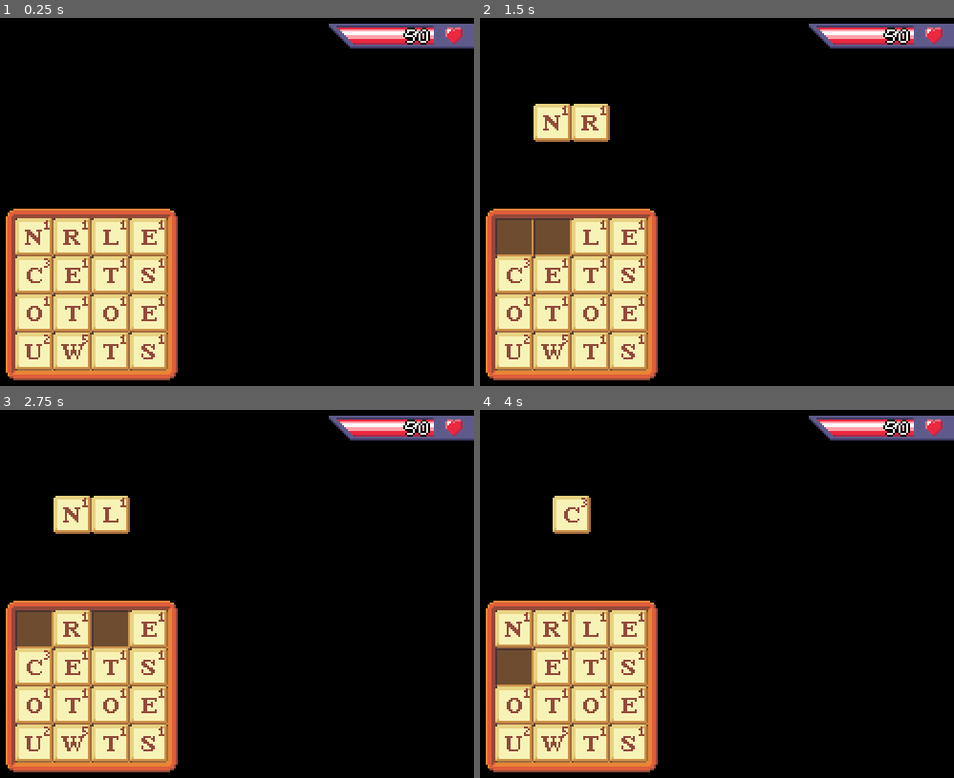
Above: before the commit, frames 1-4 (two rows, left to right).
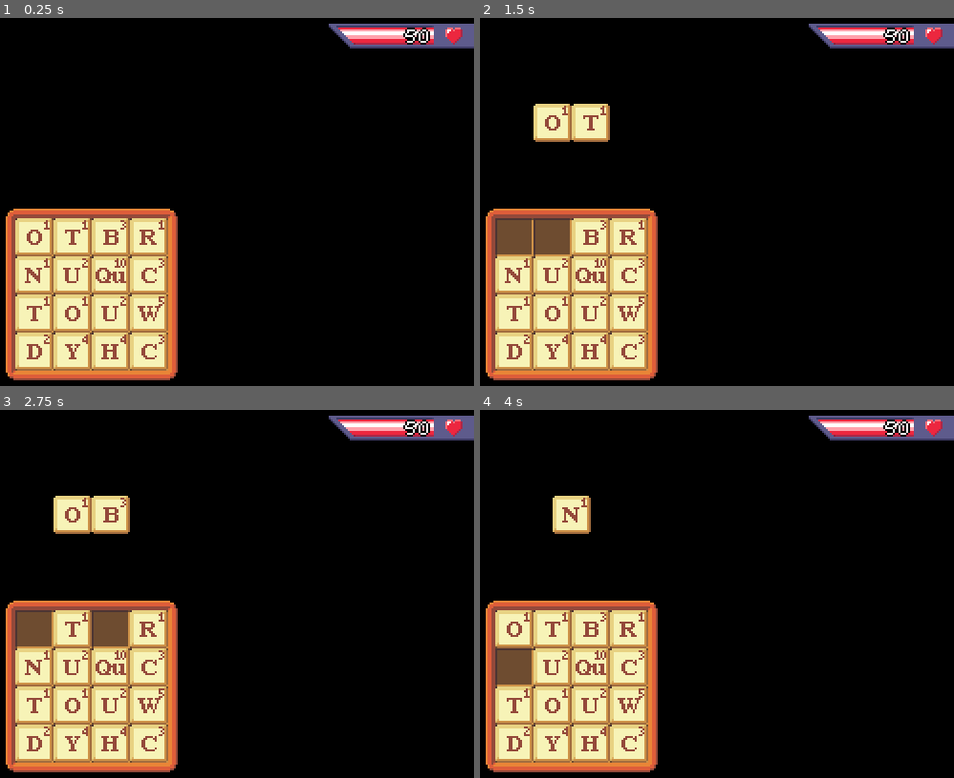
Above: after the commit, the same moments.

Repository: jakubg1/q-stab
Game: Godot game, scene res://scenes/main.tscn
Two runs of this game, one before a commit and one after it. Both use one fixed random seed, a clock stepped at 60 frames per second and the inputs below.
Inputs (mouse positions are in pixels of both pictures, inside the frame that each line leads up to):
- Up to frame 1 (0.25 s): no input
- Up to frame 2 (1.5 s): tap Enter at 0.5, 0.6, 1.35 s; move the mouse to (513, 238) at 0.52 s; click (513, 238) at 0.67 s; tap Space at 1.25 s; move the mouse to (551, 238) at 1.27 s; click (551, 238) at 1.42 s
- Up to frame 3 (2.75 s): tap Enter at 2, 2.3 s; move the mouse to (109, 630) at 2.02 s; tap Backspace at 2.1 s; click (109, 630) at 2.17 s
- Up to frame 4 (4 s): tap Space at 2.75 s; move the mouse to (626, 630) at 2.77 s; tap Shift at 2.85 s; click (626, 630) at 2.92 s; tap Enter at 3.05, 3.5, 3.8 s; move the mouse to (513, 667) at 3.52 s; tap Delete at 3.6 s; click (513, 667) at 3.67 s

The runs differ from the first frame. In frame 1, 1.4% of the frame differs, in the area x 5-35%, y 54-93%; in frame 2, 1.4%; in frame 3, 1.4%; in frame 4, 1.4%.

Commit message:
Tile enhancements
- Added tile enhancements. Or actually just one right now.
  - Yellow gems (the terms "enhancement" and "gem" are used interchangeably) increase the base tile damage by 5.
  - Currently, they spawn by submitting any valid word. One non-enhanced tile at random will be replaced by a yellow gem tile.
- Entering lowercase letters will prioritize non-enhanced tiles, while entering uppercase letters will prioritize enhanced tiles.
  - Caps Lock inverts this behavior.
  - If no enhanced or non-enhanced tile is found depending on the mode, the game tries to pick any tile with the given letter.
- Adjusted tile rarities to flatten the probabilities.
- Words with lengths less than 3 are no longer accepted.
- Split off the tile value rendering as it changes depending on the letter enhancements.

Diff:
--- a/project.godot
+++ b/project.godot
@@ -15,10 +15,15 @@
 config/features=PackedStringArray("4.6", "GL Compatibility")
 config/icon="res://icon.svg"
 
+[audio]
+
+buses/default_bus_layout="uid://cd5dgq3jr8qng"
+
 [autoload]
 
 Utils="*uid://w8hcw82sk7hb"
 WordDictionary="*uid://cw5l0be1veuq5"
+Enums="*uid://ckmbqpwui76fg"
 
 [display]
 
--- a/scenes/letter_tile.tscn
+++ b/scenes/letter_tile.tscn
@@ -3,8 +3,10 @@
 [ext_resource type="Texture2D" uid="uid://biabjcr8wh0l1" path="res://images/letters.png" id="1_mkkli"]
 [ext_resource type="Script" uid="uid://bgi23m8qg8l3w" path="res://scripts/letter_tile.gd" id="1_pbye1"]
 [ext_resource type="Script" uid="uid://bm033pcrhashg" path="res://scripts/letter_tile_hover.gd" id="3_1gko5"]
+[ext_resource type="Texture2D" uid="uid://oeefup0nrn2x" path="res://images/letter_values.png" id="3_fxe1e"]
 
 [sub_resource type="AtlasTexture" id="AtlasTexture_aifkk"]
+resource_local_to_scene = true
 atlas = ExtResource("1_mkkli")
 region = Rect2(0, 0, 20, 20)
 
@@ -12,6 +14,11 @@
 resource_local_to_scene = true
 atlas = ExtResource("1_mkkli")
 region = Rect2(0, 20, 20, 20)
+
+[sub_resource type="AtlasTexture" id="AtlasTexture_fo78f"]
+resource_local_to_scene = true
+atlas = ExtResource("3_fxe1e")
+region = Rect2(0, 7, 8, 7)
 
 [sub_resource type="RectangleShape2D" id="RectangleShape2D_pbye1"]
 
@@ -26,6 +33,11 @@
 texture = SubResource("AtlasTexture_rw07q")
 centered = false
 
+[node name="Value" type="Sprite2D" parent="Tile" unique_id=932840766]
+position = Vector2(11, 0)
+texture = SubResource("AtlasTexture_fo78f")
+centered = false
+
 [node name="Hover" type="Area2D" parent="." unique_id=1136965543]
 script = ExtResource("3_1gko5")
 
--- /dev/null
+++ b/scripts/enums.gd
@@ -0,0 +1,6 @@
+extends Node
+
+enum GemType {
+	NONE,
+	YELLOW
+}
--- a/scripts/letter_manager.gd
+++ b/scripts/letter_manager.gd
@@ -24,14 +24,25 @@
 	moveLetterToStage(letterRack.getTile(index))
 
 # Moves a letter from the specified key being pressed from the rack to the stage.
-func moveLetterToStageFromKey(letter: String) -> void:
+# If `enhanced` is `true`, enhanced (gem) tiles are preferred.
+# Otherwise, regular tiles are preferred.
+# Setting `enhanced` to `null` will cause the pick to be indifferent.
+func moveLetterToStageFromKey(letter: String, enhanced: bool) -> void:
 	# Do not move a U after a Qu tile. QoL FTW!
 	if letter == "u":
 		var lastTile = letterStage.getLastTile()
 		if lastTile and lastTile.getLetter() == "q":
 			return
 	# Look for the appropriate tile in the rack and move it if it exists.
-	moveLetterToStage(letterRack.getTileFromLetter(letter))
+	var tile = null
+	match enhanced:
+		true:
+			tile = letterRack.getEnhancedTileFromLetter(letter)
+		false:
+			tile = letterRack.getRegularTileFromLetter(letter)
+		_:
+			tile = letterRack.getTileFromLetter(letter)
+	moveLetterToStage(tile)
 
 # Moves the hovered letter in the rack to the stage.
 # Returns `false` if the letter is not found, `true` otherwise.
@@ -86,6 +97,9 @@
 	if WordDictionary.isWordValid(word):
 		letterStage.destroyTiles()
 		letterRack.fill()
+		var gemCandidate = letterRack.getRandomNonGemTile()
+		if gemCandidate:
+			gemCandidate.setGemType(Enums.GemType.YELLOW)
 		print(word + " for " + str(score) + (" (!!)" if WordDictionary.isWordValidBad(word) else ""))
 		word_submitted.emit(score)
 		wordSubmitSound.play()
@@ -130,4 +144,6 @@
 			# Handle a letter being pressed.
 			var code = event.get_unicode()
 			if code != 0:
-				moveLetterToStageFromKey(char(code))
+				var letter = char(code).to_lower()
+				var uppercase = code >= ord("A") and code <= ord("Z")
+				moveLetterToStageFromKey(letter, uppercase)
--- a/scripts/letter_rack.gd
+++ b/scripts/letter_rack.gd
@@ -41,6 +41,46 @@
 			return tile
 	return null
 
+# Returns the first enhanced tile matching the given letter.
+# Falls back to `getTileFromLetter()` if no enhanced tile is found.
+func getEnhancedTileFromLetter(letter: String) -> Node:
+	for i in 16:
+		var tile = getTile(i)
+		if tile.isOnRack() and tile.getLetter() == letter and tile.getGemType() != Enums.GemType.NONE:
+			return tile
+	return getTileFromLetter(letter)
+
+# Returns the first regular tile matching the given letter.
+# Falls back to `getTileFromLetter()` if no regular tile is found.
+func getRegularTileFromLetter(letter: String) -> Node:
+	for i in 16:
+		var tile = getTile(i)
+		if tile.isOnRack() and tile.getLetter() == letter and tile.getGemType() == Enums.GemType.NONE:
+			return tile
+	return getTileFromLetter(letter)
+
+# Returns a random tile that is currently on the rack, or `null` if there isn't any.
+func getRandomTile() -> Node:
+	var tiles = []
+	for i in 16:
+		var tile = getTile(i)
+		if tile.isOnRack():
+			tiles.append(tile)
+	if len(tiles) > 0:
+		return tiles[randi_range(0, len(tiles) - 1)]
+	return null
+
+# Returns a random tile that is currently on the rack and not a gem, or `null` if there isn't any.
+func getRandomNonGemTile() -> Node:
+	var tiles = []
+	for i in 16:
+		var tile = getTile(i)
+		if tile.isOnRack() and tile.getGemType() == Enums.GemType.NONE:
+			tiles.append(tile)
+	if len(tiles) > 0:
+		return tiles[randi_range(0, len(tiles) - 1)]
+	return null
+
 # Returns the currently hovered tile, or `null` if there isn't any.
 func getHoveredTile() -> Node:
 	for i in 16:
--- a/scripts/letter_stage.gd
+++ b/scripts/letter_stage.gd
@@ -52,7 +52,7 @@
 func getWordScore() -> int:
 	var score = 0
 	for tile in tiles:
-		score += tile.getScore()
+		score += tile.getValue()
 	return score
 
 # Returns a tile node position based on the index in the stage.
--- a/scripts/letter_tile.gd
+++ b/scripts/letter_tile.gd
@@ -1,45 +1,69 @@
 extends Node2D
+
+@onready var tileSprite: Sprite2D = $Tile
+@onready var letterSprite: Sprite2D = $Tile/Letter
+@onready var valueSprite: Sprite2D = $Tile/Value
+@onready var hoverArea: Area2D = $Hover
 
 const LETTERS := "abcdefghijklmnopqrstuvwxyz*"
 const LETTER_MAPPINGS := {"q": "qu"}
-const LETTER_SCORES := {
+const LETTER_VALUES := {
 	"a": 1, "b": 3, "c": 3, "d": 2, "e": 1, "f": 4, "g": 2, "h": 4, "i": 1,
 	"j": 10, "k": 5, "l": 1, "m": 3, "n": 1, "o": 1, "p": 3, "q": 10, "r": 1,
 	"s": 1, "t": 1, "u": 2, "v": 4, "w": 5, "x": 10, "y": 4, "z": 10, "*": 0
 }
 const LETTER_WEIGHTS: Dictionary[Variant, int] = {
-	# Scores -> weights: 1 -> 10, 2 -> 7, 3 -> 5, 4 -> 3, 5 -> 2, 10 -> 1
-	"a": 10, "b": 5, "c": 5, "d": 7, "e": 10, "f": 3, "g": 7, "h": 3, "i": 10,
-	"j": 1, "k": 2, "l": 10, "m": 5, "n": 10, "o": 10, "p": 5, "q": 1, "r": 10,
-	"s": 10, "t": 10, "u": 7, "v": 3, "w": 2, "x": 1, "y": 3, "z": 1, "*": 0
+	# Scores -> weights: 1 -> 15, 2 -> 10, 3 -> 7, 4 -> 5, 5 -> 3, 10 -> 2
+	"a": 15, "b": 7, "c": 7, "d": 10, "e": 15, "f": 5, "g": 10, "h": 5, "i": 15,
+	"j": 2, "k": 3, "l": 15, "m": 7, "n": 15, "o": 15, "p": 7, "q": 2, "r": 15,
+	"s": 15, "t": 15, "u": 10, "v": 5, "w": 3, "x": 2, "y": 5, "z": 2, "*": 0
 }
 var letter := "a"
+var gemType := Enums.GemType.NONE
 var onRack := true
 var rackIndex := 0
 var destroyed := false
+
+# Readjusts the tile's display.
+func refreshDisplay() -> void:
+	tileSprite.texture.region = Rect2(gemType * 20, 0, 20, 20)
+	var index = LETTERS.find(letter)
+	var x = index % 9
+	var y = index / 9 + 1
+	letterSprite.texture.region = Rect2(x * 20, y * 20, 20, 20)
+	valueSprite.texture.region = Rect2(0, getValue() * 7, 8, 7)
 
 # Sets a letter on this Tile.
 # `letter` must be a valid lowercase letter.
 func setLetter(letter: String) -> void:
 	self.letter = letter
-	var index = LETTERS.find(letter)
-	var x = index % 9
-	var y = index / 9 + 1
-	$Tile/Letter.texture.region = Rect2(x * 20, y * 20, 20, 20)
+	refreshDisplay()
 
 # Returns the letter on this Tile. This is always a single character.
 # For example, for the Q tile this returns "q".
 func getLetter() -> String:
 	return letter
 
+# Sets the gem type on this Tile.
+func setGemType(gemType: Enums.GemType) -> void:
+	self.gemType = gemType
+	refreshDisplay()
+
+# Returns the current gem type on this Tile.
+func getGemType() -> Enums.GemType:
+	return gemType
+
 # Returns the letter or multiple letters this Tile is used for a word.
 # For example, for the Q tile this returns "qu".
 func getWordComponent() -> String:
 	return LETTER_MAPPINGS[letter] if letter in LETTER_MAPPINGS else letter
 
-# Returns this Tile's letter score.
-func getScore() -> int:
-	return LETTER_SCORES[letter]
+# Returns this Tile's letter base value, including enhancements.
+func getValue() -> int:
+	var value = LETTER_VALUES[letter]
+	if gemType == Enums.GemType.YELLOW:
+		value += 5
+	return value
 
 # Sets whether this tile is currently on rack.
 func setOnRack(onRack: bool) -> void:
@@ -60,7 +84,7 @@
 
 # Returns `true` if this tile is hovered.
 func isHovered() -> bool:
-	return $Hover.hovered
+	return hoverArea.hovered
 
 # Destroys this tile.
 func destroy() -> void:
--- a/scripts/word_dictionary.gd
+++ b/scripts/word_dictionary.gd
@@ -9,7 +9,7 @@
 	var file = FileAccess.open(path, FileAccess.READ)
 	var result: Dictionary[String, int] = {}
 	for word in file.get_as_text().split("\n"):
-		if len(word) > 0 and not word.begins_with("#"):
+		if len(word) >= 3 and not word.begins_with("#"):
 			result[word] = 1
 	file.close()
 	return result
Binary file added: images/letter_values.png
Not shown, added: images/letter_values.png.import
Binary file changed: images/letters.png
Not shown, added: scripts/enums.gd.uid
